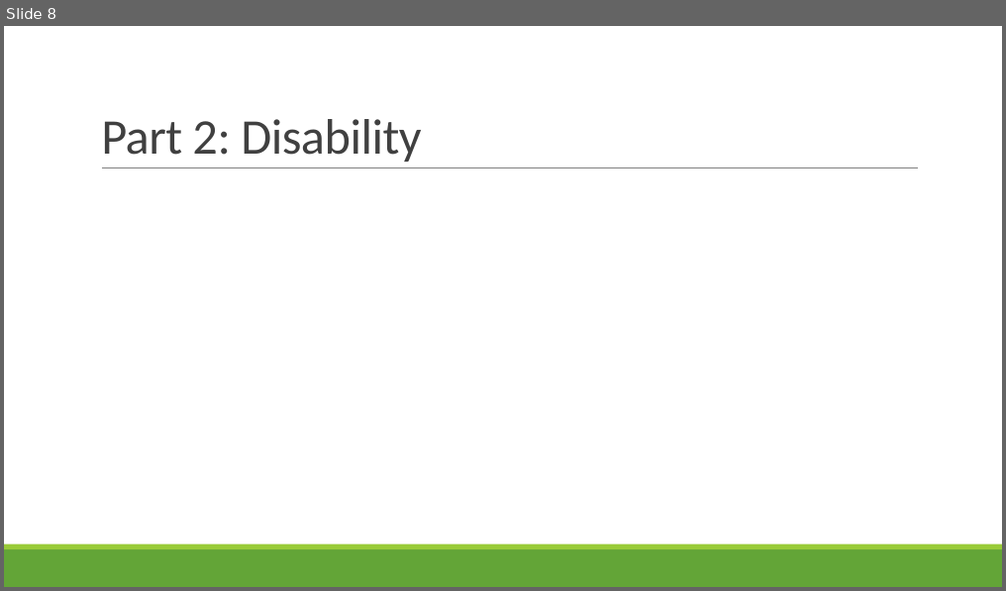
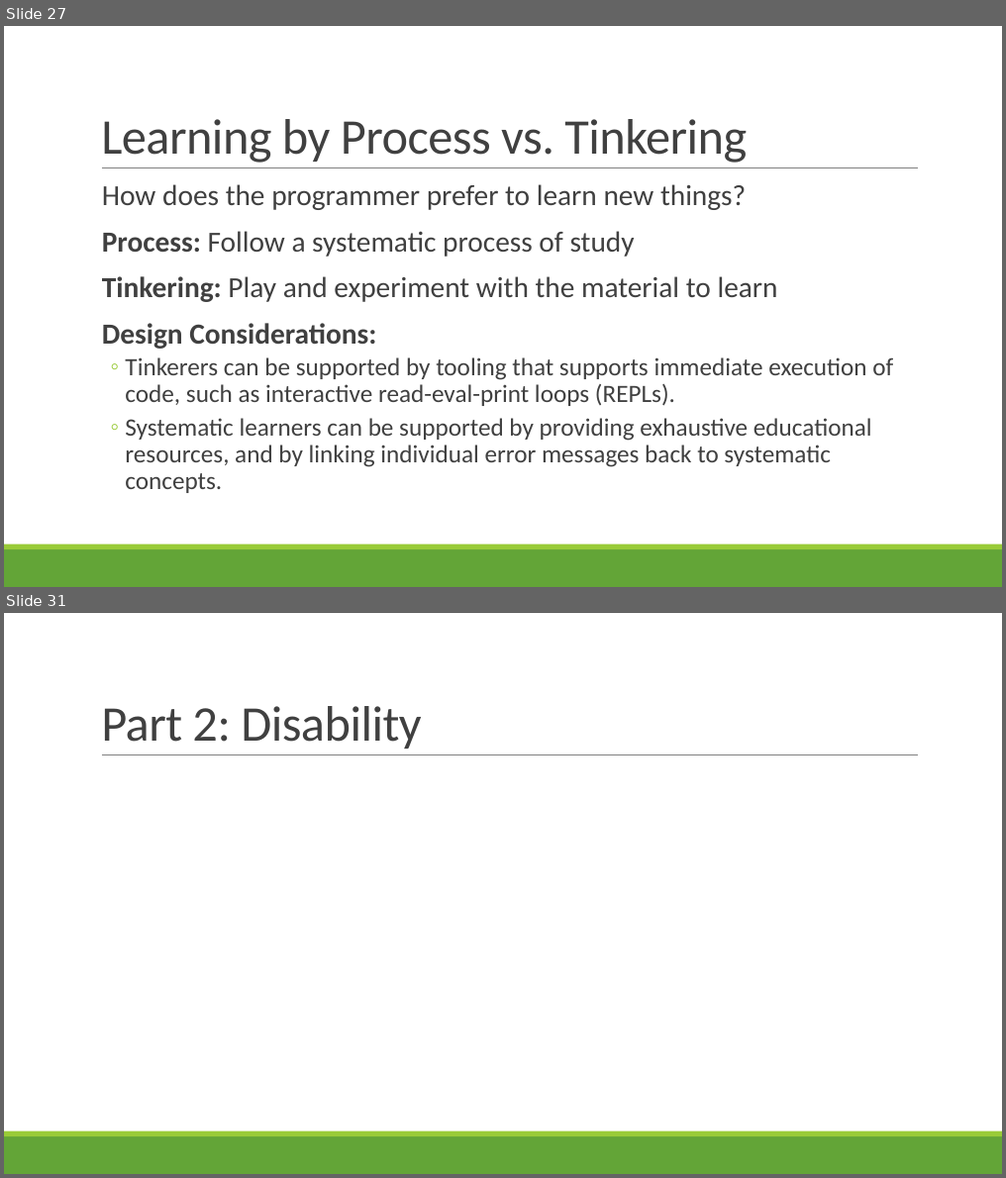
Before and after one commit to rbohrer/pl-course, a slide deck: LectureSlides/10GenderDisability.pptx. Shown one above the other, each under a label of ours: slide 8 before the commit, slides 27 and 31 after it; the slides between them are not shown. The pictures are 1006x591 and 1006x1178 pixels, drawn with LibreOffice and Linux fonts; fonts in the diff are those of the drawing. Boxes give left, top, right and bottom in pixels: in the first picture for what was removed or moved away, otherwise in the second. Text is boxed around its words. In the diff, an @@ line names an element or a change of style, - is before the commit and + after.

```diff
--- a/LectureSlides/10GenderDisability.pptx
+++ b/LectureSlides/10GenderDisability.pptx
@@ slide 27 added at bbox=[4, 26, 1002, 587], background #FFFFFF; not listed: 3 template elements that a slide beside it also shows @@
@@ title added at bbox=[101, 119, 746, 163], 48 pt, text #404040 @@
+Learning by Process vs. Tinkering
@@ text added at bbox=[102, 184, 893, 493], 24 pt, text #404040 @@
+  How does the programmer prefer to learn new things?
+  Process: Follow a systematic process of study
+  Tinkering: Play and experiment with the material to learn
+  Design Considerations:
+  ◦ Tinkerers can be supported by tooling that supports immediate execution of code, such as interactive read-eval-print loops (REPLs).
+  ◦ Systematic learners can be supported by providing exhaustive educational resources, and by linking individual error messages back to systematic concepts.
@@ what was slide 8 is now slide 31 @@
```
Also in this commit, not shown: 2 slides changed, 24 other slides added, 2 slides removed.
